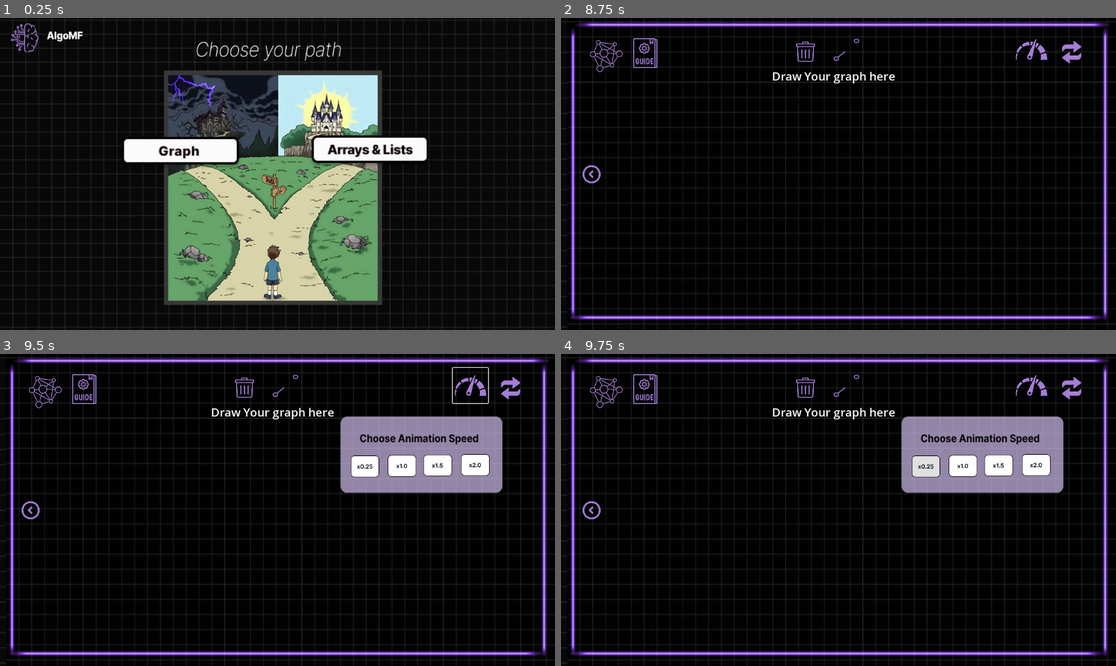
Above: before the commit, frames 1-4 (two rows, left to right).
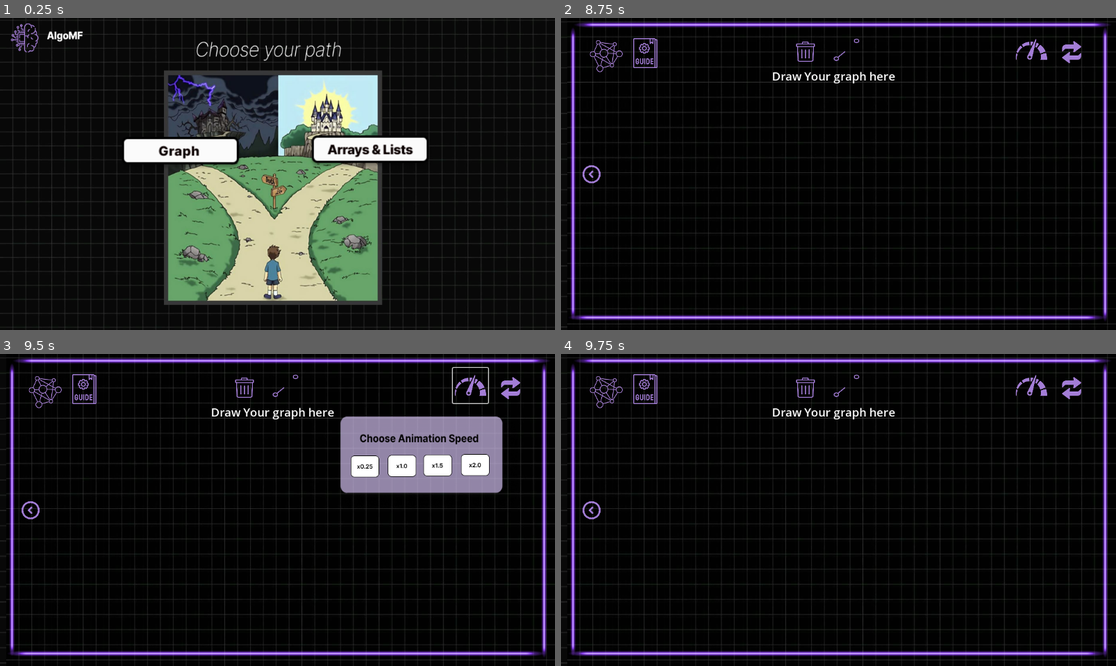
Above: after the commit, the same moments.

Repository: ftomara/Algo_MF
Game: Godot game, scene res://scenes/home_page.tscn
Two runs of this game, one before a commit and one after it. Both use one fixed random seed, a clock stepped at 60 frames per second and the inputs below.
Inputs (mouse positions are in pixels of both pictures, inside the frame that each line leads up to):
- Up to frame 1 (0.25 s): no input
- Up to frame 2 (8.75 s): click (932, 152) at 0.5 s; click (855, 301) at 1.27 s; type "12" at 1.35 s; click (1038, 46) at 2 s; click (849, 120) at 2.75 s; click (882, 120) at 3.5 s; click (921, 120) at 4.25 s; click (955, 120) at 5 s; click (610, 49) at 5.75 s; click "Selection Sort" at 6.5 s; click (588, 164) at 7.25 s; click (744, 152) at 8 s
- Up to frame 3 (9.5 s): click (471, 385) at 8.75 s
- Up to frame 4 (9.75 s): click (927, 466) at 9.5 s

Frames 1-3 are identical in both runs. In frame 4, 7.0% of the frame differs, in the area x 61-91%, y 20-45%.

Commit message:
Fix: Animation speed

Diff:
--- a/algo_visualizer/project.godot
+++ b/algo_visualizer/project.godot
@@ -12,7 +12,7 @@
 
 config/name="Algo_Visualizer"
 run/main_scene="res://scenes/home_page.tscn"
-config/features=PackedStringArray("4.4", "Forward Plus")
+config/features=PackedStringArray("4.2", "Forward Plus")
 config/icon="res://icon.svg"
 
 [editor]
--- a/algo_visualizer/scenes/game.tscn
+++ b/algo_visualizer/scenes/game.tscn
@@ -40,17 +40,11 @@
 texture = ExtResource("5_1wbqd")
 region_rect = Rect2(-1.5, -3, 1386, 103)
 
+[sub_resource type="StyleBoxEmpty" id="StyleBoxEmpty_xla4k"]
+
 [sub_resource type="StyleBoxEmpty" id="StyleBoxEmpty_h6ny0"]
 
-[sub_resource type="StyleBoxEmpty" id="StyleBoxEmpty_xla4k"]
-
 [sub_resource type="StyleBoxFlat" id="StyleBoxFlat_2q3sr"]
-bg_color = Color(0.301961, 0.0901961, 0.721569, 0.52549)
-
-[sub_resource type="StyleBoxFlat" id="StyleBoxFlat_f7t62"]
-bg_color = Color(0.301961, 0.0901961, 0.721569, 0.384314)
-
-[sub_resource type="StyleBoxFlat" id="StyleBoxFlat_1rtk2"]
 bg_color = Color(0.301961, 0.0901961, 0.721569, 0.52549)
 
 [sub_resource type="StyleBoxFlat" id="StyleBoxFlat_bxg7b"]
@@ -60,7 +54,13 @@
 content_margin_bottom = 4.0
 bg_color = Color(1, 1, 1, 0.654902)
 
-[sub_resource type="StyleBoxFlat" id="StyleBoxFlat_ulthw"]
+[sub_resource type="StyleBoxFlat" id="StyleBoxFlat_f7t62"]
+bg_color = Color(0.301961, 0.0901961, 0.721569, 0.384314)
+
+[sub_resource type="StyleBoxFlat" id="StyleBoxFlat_1rtk2"]
+bg_color = Color(0.301961, 0.0901961, 0.721569, 0.52549)
+
+[sub_resource type="StyleBoxFlat" id="StyleBoxFlat_q85cv"]
 bg_color = Color(0.6, 0.6, 0.6, 0)
 
 [sub_resource type="StyleBoxFlat" id="StyleBoxFlat_5fhrb"]
@@ -147,12 +147,12 @@
 [node name="LineEdit" type="LineEdit" parent="Background/MarginContainer/Rows/InputArea/HBoxContainer"]
 layout_mode = 2
 size_flags_horizontal = 3
+theme_override_colors/font_color = Color(0.643137, 0.466667, 0.956863, 1)
 theme_override_colors/font_placeholder_color = Color(0.647059, 0.466667, 0.956863, 1)
-theme_override_colors/font_color = Color(0.643137, 0.466667, 0.956863, 1)
 theme_override_fonts/font = ExtResource("1_af32l")
 theme_override_font_sizes/font_size = 36
+theme_override_styles/normal = SubResource("StyleBoxEmpty_xla4k")
 theme_override_styles/focus = SubResource("StyleBoxEmpty_h6ny0")
-theme_override_styles/normal = SubResource("StyleBoxEmpty_xla4k")
 placeholder_text = "Enter Your Numbers"
 script = ExtResource("1_hothc")
 
@@ -186,10 +186,10 @@
 offset_right = -27.0
 offset_bottom = 104.0
 grow_horizontal = 0
-theme_override_styles/focus = SubResource("StyleBoxFlat_ulthw")
+theme_override_styles/normal = SubResource("StyleBoxFlat_q85cv")
 theme_override_styles/hover = SubResource("StyleBoxFlat_5fhrb")
 theme_override_styles/pressed = SubResource("StyleBoxFlat_i7j81")
-theme_override_styles/normal = SubResource("StyleBoxFlat_q85cv")
+theme_override_styles/focus = SubResource("StyleBoxFlat_ulthw")
 icon = ExtResource("8_tun8x")
 flat = true
 alignment = 2
--- a/algo_visualizer/scenes/graph_scene_.tscn
+++ b/algo_visualizer/scenes/graph_scene_.tscn
@@ -135,10 +135,10 @@
 offset_right = 365.0
 offset_bottom = 109.0
 grow_horizontal = 0
-theme_override_styles/focus = SubResource("StyleBoxFlat_p2t0k")
+theme_override_styles/normal = SubResource("StyleBoxFlat_kwil5")
 theme_override_styles/hover = SubResource("StyleBoxFlat_fadsu")
 theme_override_styles/pressed = SubResource("StyleBoxFlat_acwp5")
-theme_override_styles/normal = SubResource("StyleBoxFlat_kwil5")
+theme_override_styles/focus = SubResource("StyleBoxFlat_p2t0k")
 icon = ExtResource("5_1ximb")
 flat = true
 alignment = 2
@@ -613,6 +613,10 @@
 
 [connection signal="pressed" from="reset" to="." method="_on_reset_pressed"]
 [connection signal="pressed" from="speed" to="." method="_on_speed_pressed"]
+[connection signal="pressed" from="SpeedMenu/x25" to="." method="_on_x_25_pressed"]
+[connection signal="pressed" from="SpeedMenu/x1" to="." method="_on_x_1_pressed"]
+[connection signal="pressed" from="SpeedMenu/x1_5" to="." method="_on_x_1_5_pressed"]
+[connection signal="pressed" from="SpeedMenu/x2" to="." method="_on_x_2_pressed"]
 [connection signal="pressed" from="AlgoIcon" to="." method="_on_algo_icon_pressed"]
 [connection signal="pressed" from="MenuOptions/DFS" to="." method="_on_dfs_pressed"]
 [connection signal="pressed" from="MenuOptions/BFS" to="." method="_on_bfs_pressed"]
--- a/algo_visualizer/scripts/game.gd
+++ b/algo_visualizer/scripts/game.gd
@@ -402,17 +402,17 @@
 	speedMenu.visible = !speedMenu.visible
 
 func _on_x_25_pressed():
-	ANIMATION_DURATION = 0.25
+	ANIMATION_DURATION = 2.0
 	print ("0.25")
 
 func _on_x_1_pressed():
 	ANIMATION_DURATION = 1.0
 
 func _on_x_1_5_pressed():
-	ANIMATION_DURATION = 1.5
+	ANIMATION_DURATION = 0.5
 
 func _on_x_2_pressed():
-	ANIMATION_DURATION = 2.0
+	ANIMATION_DURATION = 0.25
 
 func _on_algo_icon_pressed():
 	MenuOptions.visible = !MenuOptions.visible
--- a/algo_visualizer/scripts/graph_scene_.gd
+++ b/algo_visualizer/scripts/graph_scene_.gd
@@ -12,8 +12,6 @@
 var Current_mode = Modes.NormalMode
 var GraphNodeScene = preload("res://scenes/graph_node.tscn")
 var square = preload("res://scenes/square.tscn")
-
-@onready var output_2 = $QueuePanel/output2
 
 var first_selected = null
 var current_edit_node: GraphNodePiece = null
@@ -25,7 +23,9 @@
 var connections = {}
 var is_processing_click = false
 var selection_lock = false  # Prevent overlapping selections
-
+var animation_speed = 1
+
+@onready var output_2 = $QueuePanel/output2
 @onready var queue_container = $QueuePanel/VBoxContainer
 @onready var stack_container = $testing/ScrollContainer/VBoxContainer
 @onready var node_value_window = $NodeValueWindow
@@ -88,17 +88,17 @@
 	queue.append(node)
 	visited[node]=true
 	await Add_to_queue(node , false)
-	await get_tree().create_timer(0.3).timeout
+	await get_tree().create_timer(animation_speed).timeout
 
 	while(not queue.is_empty()):
 		var visited_node = queue.front()
 		printt(visited_node.get_node("Gnode/Label").text)
 		output_2.text += visited_node.get_node("Gnode/Label").text + "  "
 		visited_node.update_state(GraphNodePiece.E_NODE_STATE.visited)
-		await get_tree().create_timer(0.5).timeout
+		await get_tree().create_timer(animation_speed).timeout
 		queue.pop_front()
 		await Remove_from_queue()
-		await get_tree().create_timer(0.3).timeout
+		await get_tree().create_timer(animation_speed).timeout
 		for neighbor in connections.get(visited_node,[]):
 			if not visited.has(neighbor):
 				visited[neighbor]=true
@@ -124,7 +124,7 @@
 	var text = node.get_node("Gnode/Label").text
 	spawn_square_in_queue(text)
 	await get_tree().process_frame
-	await get_tree().create_timer(0.5).timeout
+	await get_tree().create_timer(animation_speed).timeout
 
 func Remove_from_queue():
 	if queue_container.get_child_count()>0:
@@ -157,7 +157,7 @@
 	$QueuePanel/output.visible = true
 	node.update_state(GraphNodePiece.E_NODE_STATE.visited)
 	await Add_to_stack(node)
-	await get_tree().create_timer(0.5).timeout  # Delay for visualization
+	await get_tree().create_timer(animation_speed).timeout  # Delay for visualization
 
 	# EXPLORE NEIGHBORS
 	for neighbor in connections.get(node, []):
@@ -171,7 +171,7 @@
 
 	# BACKTRACK (Pop stack)
 	await Remove_from_stack()
-	await get_tree().create_timer(0.5).timeout
+	await get_tree().create_timer(animation_speed).timeout
 
 func Add_to_stack(node: GraphNodePiece):
 	$testing/Label2.visible = true
@@ -184,7 +184,7 @@
 	stack_container.add_child(square_instance)
 
 	await get_tree().process_frame
-	await get_tree().create_timer(0.5).timeout
+	await get_tree().create_timer(animation_speed).timeout
 
 	if stack_container.get_child_count() > 0:
 		$testing/ScrollContainer.ensure_control_visible(stack_container.get_child(stack_container.get_child_count() - 1))
@@ -471,3 +471,25 @@
 
 func _on_arrow_pressed():
 	get_tree().change_scene_to_file("res://scenes/home_page.tscn")
+
+
+func _on_x_25_pressed():
+	animation_speed = 1.0
+	speed_menu.visible = false
+
+
+
+func _on_x_1_pressed():
+
+	animation_speed  = 0.5
+	speed_menu.visible = false
+
+
+func _on_x_1_5_pressed():
+	animation_speed = 0.3
+	speed_menu.visible = false
+
+
+func _on_x_2_pressed():
+	animation_speed = 0.25
+	speed_menu.visible = false
Not shown: 3 places in algo_visualizer/scenes/game.tscn that only renumber resources
Not shown: 1 places in algo_visualizer/scenes/graph_node.tscn that only renumber resources
Not shown: 3 places in algo_visualizer/scenes/graph_scene_.tscn that only renumber resources
Not shown: 1 places in algo_visualizer/scenes/home_page.tscn that only renumber resources
Not shown: 1 places in algo_visualizer/scenes/input_response_cols.tscn that only renumber resources
